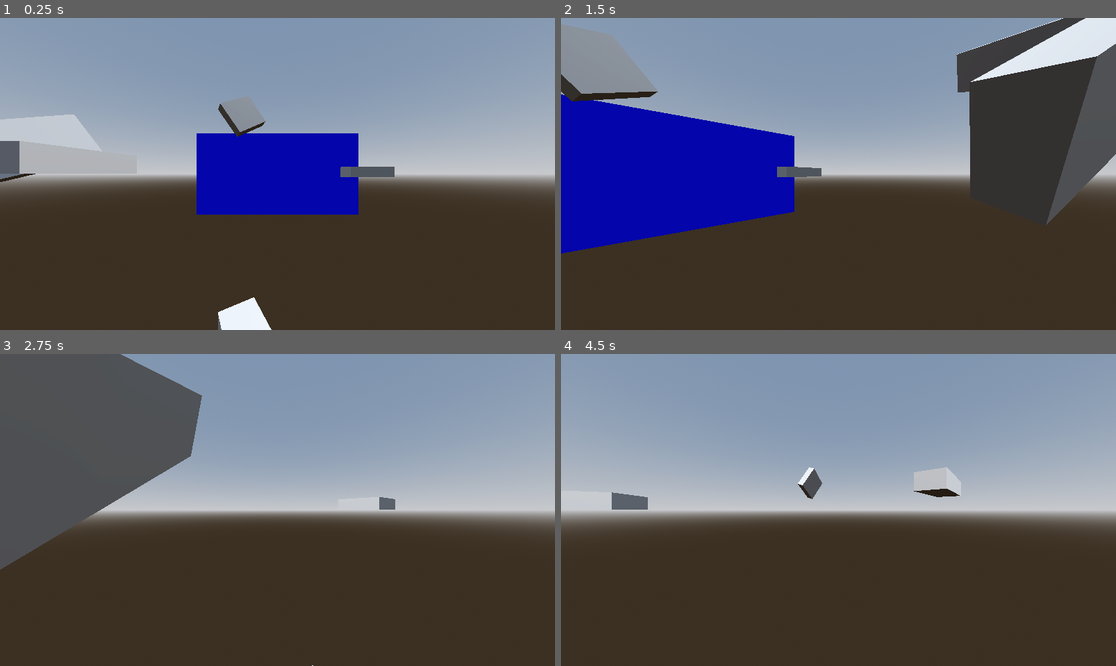
Above: before the commit, frames 1-4 (two rows, left to right).
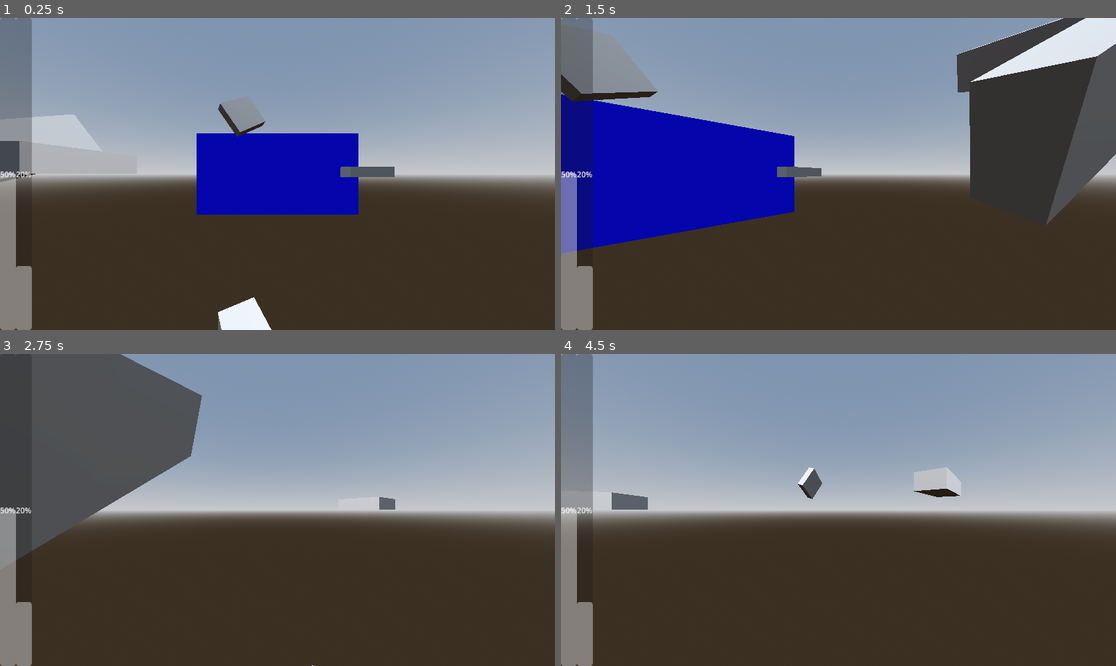
Above: after the commit, the same moments.

Repository: RyujinDraknir/GGJ-2024
Game: Godot game, scene res://scenes/main.tscn
Two runs of this game, one before a commit and one after it. Both use one fixed random seed, a clock stepped at 60 frames per second and the inputs below.
Inputs:
- Up to frame 1 (0.25 s): no input
- Up to frame 2 (1.5 s): tap Enter at 0.5 s; hold D (right) 0.53-1.28 s; tap E (zoom) at 0.6, 1.35 s; hold S (down) from 1.28 s (still down)
- Up to frame 3 (2.75 s): release S (down) at 2.03 s; hold D (right) from 2.03 s (still down); tap E (zoom) at 2.1 s
- Up to frame 4 (4.5 s): release D (right) at 2.78 s; hold W (up) 2.78-3.53 s; tap E (zoom) at 2.85, 3.6, 4.35 s; hold A (left) from 3.53 s (still down)

The runs differ from the first frame. In frame 1, 4.6% of the frame differs, in the area x 0-6%, y 0-100%; in frame 2, 5.4%; in frame 3, 2.1%; in frame 4, 4.9%.

Commit message:
add legality bar and audiomate bar

Diff:
--- /dev/null
+++ b/prefabScenes/audiomate_component.tscn
@@ -0,0 +1,6 @@
+[gd_scene load_steps=2 format=3 uid="uid://biiyngiixbliu"]
+
+[ext_resource type="Script" path="res://scripts/audiomate_component.gd" id="1_x87hr"]
+
+[node name="AudiomateComponent" type="Node"]
+script = ExtResource("1_x87hr")
--- /dev/null
+++ b/prefabScenes/legality_component.tscn
@@ -0,0 +1,6 @@
+[gd_scene load_steps=2 format=3 uid="uid://dhufb7areltba"]
+
+[ext_resource type="Script" path="res://scripts/legality_component.gd" id="1_vtk73"]
+
+[node name="LegalityComponent" type="Node"]
+script = ExtResource("1_vtk73")
--- a/prefabScenes/player.tscn
+++ b/prefabScenes/player.tscn
@@ -1,6 +1,10 @@
-[gd_scene load_steps=2 format=3 uid="uid://caabi8447msyu"]
+[gd_scene load_steps=6 format=3 uid="uid://caabi8447msyu"]
 
 [ext_resource type="Script" path="res://scripts/player.gd" id="1_qcp51"]
+[ext_resource type="PackedScene" uid="uid://bpgcs28uus8de" path="res://prefabScenes/player_hud.tscn" id="2_667rt"]
+[ext_resource type="PackedScene" uid="uid://biiyngiixbliu" path="res://prefabScenes/audiomate_component.tscn" id="3_8h2gm"]
+[ext_resource type="Script" path="res://scripts/player_hud.gd" id="3_dgj4a"]
+[ext_resource type="PackedScene" uid="uid://dhufb7areltba" path="res://prefabScenes/legality_component.tscn" id="3_k5xr4"]
 
 [node name="Player" type="CharacterBody3D"]
 script = ExtResource("1_qcp51")
@@ -12,3 +16,12 @@
 
 [node name="RayCast3D" type="RayCast3D" parent="Pivot/Camera3D"]
 target_position = Vector3(0, 0, -100)
+
+[node name="LegalityComponent" parent="." instance=ExtResource("3_k5xr4")]
+start_legality = 50.0
+
+[node name="AudiomateComponent" parent="." instance=ExtResource("3_8h2gm")]
+start_audiomate = 20.0
+
+[node name="PlayerHUD" parent="." instance=ExtResource("2_667rt")]
+script = ExtResource("3_dgj4a")
--- /dev/null
+++ b/prefabScenes/player_hud.tscn
@@ -0,0 +1,22 @@
+[gd_scene format=3 uid="uid://bpgcs28uus8de"]
+
+[node name="PlayerHUD" type="Control"]
+layout_mode = 3
+anchors_preset = 15
+anchor_right = 1.0
+anchor_bottom = 1.0
+grow_horizontal = 2
+grow_vertical = 2
+
+[node name="LegalityProgressBar" type="ProgressBar" parent="."]
+layout_mode = 1
+offset_right = 33.0
+offset_bottom = 648.0
+fill_mode = 3
+
+[node name="AudiomateProgressBar" type="ProgressBar" parent="."]
+layout_mode = 1
+offset_left = 33.0
+offset_right = 66.0
+offset_bottom = 648.0
+fill_mode = 3
--- a/project.godot
+++ b/project.godot
@@ -46,3 +46,13 @@
 "events": [Object(InputEventKey,"resource_local_to_scene":false,"resource_name":"","device":-1,"window_id":0,"alt_pressed":false,"shift_pressed":false,"ctrl_pressed":false,"meta_pressed":false,"pressed":false,"keycode":0,"physical_keycode":69,"key_label":0,"unicode":101,"echo":false,"script":null)
 ]
 }
+add={
+"deadzone": 0.5,
+"events": [Object(InputEventKey,"resource_local_to_scene":false,"resource_name":"","device":-1,"window_id":0,"alt_pressed":false,"shift_pressed":false,"ctrl_pressed":false,"meta_pressed":false,"pressed":false,"keycode":0,"physical_keycode":4194437,"key_label":0,"unicode":43,"echo":false,"script":null)
+]
+}
+subtract={
+"deadzone": 0.5,
+"events": [Object(InputEventKey,"resource_local_to_scene":false,"resource_name":"","device":-1,"window_id":0,"alt_pressed":false,"shift_pressed":false,"ctrl_pressed":false,"meta_pressed":false,"pressed":false,"keycode":0,"physical_keycode":4194435,"key_label":0,"unicode":45,"echo":false,"script":null)
+]
+}
--- /dev/null
+++ b/scripts/audiomate_component.gd
@@ -0,0 +1,23 @@
+extends Node
+class_name AudiomateComponent
+
+signal legality_changed(current_value, max_value)
+signal lose()
+
+@export var max_audiomate : float = 100
+@export var start_audiomate : float = 10
+var current_audiomate : float
+
+func _ready():
+	current_audiomate = start_audiomate
+
+func add(amount):
+	current_audiomate += amount
+
+	if current_audiomate > max_audiomate:
+		current_audiomate = max_audiomate
+	emit_signal("audiomate_changed", current_audiomate, max_audiomate)
+
+func subtract(amount):
+	current_audiomate -= amount
+	emit_signal("audiomate_changed", current_audiomate, max_audiomate)
--- /dev/null
+++ b/scripts/legality_component.gd
@@ -0,0 +1,31 @@
+extends Node
+class_name LegalityComponent
+
+signal legality_changed(current_value, max_value)
+signal lose()
+
+@export var max_legality : float = 100
+@export var start_legality : float = 10
+var current_legality : float
+
+func _ready():
+	current_legality = start_legality
+
+func add(amount):
+	current_legality += amount
+
+	if current_legality > max_legality:
+		current_legality = max_legality
+	emit_signal("legality_changed", current_legality, max_legality)
+
+func subtract(amount):
+	current_legality -= amount
+
+	if current_legality <= 0:
+		current_legality = 0
+		emit_signal("lose")
+		on_lose()
+	emit_signal("legality_changed", current_legality, max_legality)
+
+func on_lose():
+	print("you lost")
--- a/scripts/player.gd
+++ b/scripts/player.gd
@@ -4,6 +4,9 @@
 @onready var camera = $Pivot/Camera3D
 
 @onready var raycast = $Pivot/Camera3D/RayCast3D
+
+@onready var legality_component = $LegalityComponent
+
 
 const SENS_SPEED = 3.0
 const ZOOM_SENS_SPEED = 2.0
@@ -19,6 +22,11 @@
 
 	if Input.is_action_just_pressed("zoom"):
 		zoom = !zoom
+
+	if Input.is_action_just_pressed("add"):
+		legality_component.add(10)
+	if Input.is_action_just_pressed("subtract"):
+		legality_component.subtract(10)
 
 	if Input.is_action_just_pressed("left"):
 		self.rotation.y += lerp(self.rotation.y,45.0,delta)
--- /dev/null
+++ b/scripts/player_hud.gd
@@ -0,0 +1,24 @@
+extends Control
+
+@onready var legality_bar = $LegalityProgressBar
+@onready var audiomate_bar = $AudiomateProgressBar
+
+@onready var legality_component = $"../LegalityComponent"
+@onready var audiomate_component = $"../AudiomateComponent"
+
+func _ready():
+	legality_bar.max_value = legality_component.max_legality
+	legality_bar.value = legality_component.current_legality
+	legality_component.legality_changed.connect(_on_legality_component_legality_changed)
+
+	audiomate_bar.max_value = audiomate_component.max_audiomate
+	audiomate_bar.value = audiomate_component.current_audiomate
+	audiomate_component.legality_changed.connect(_on_audiomate_component_audiomate_component)
+
+func _on_legality_component_legality_changed(new_legality, max_legality):
+	legality_bar.max_value = max_legality
+	legality_bar.value = new_legality
+
+func _on_audiomate_component_audiomate_component(new_audiomate, max_audiomate):
+	audiomate_bar.max_value = max_audiomate
+	audiomate_bar.value = new_audiomate
